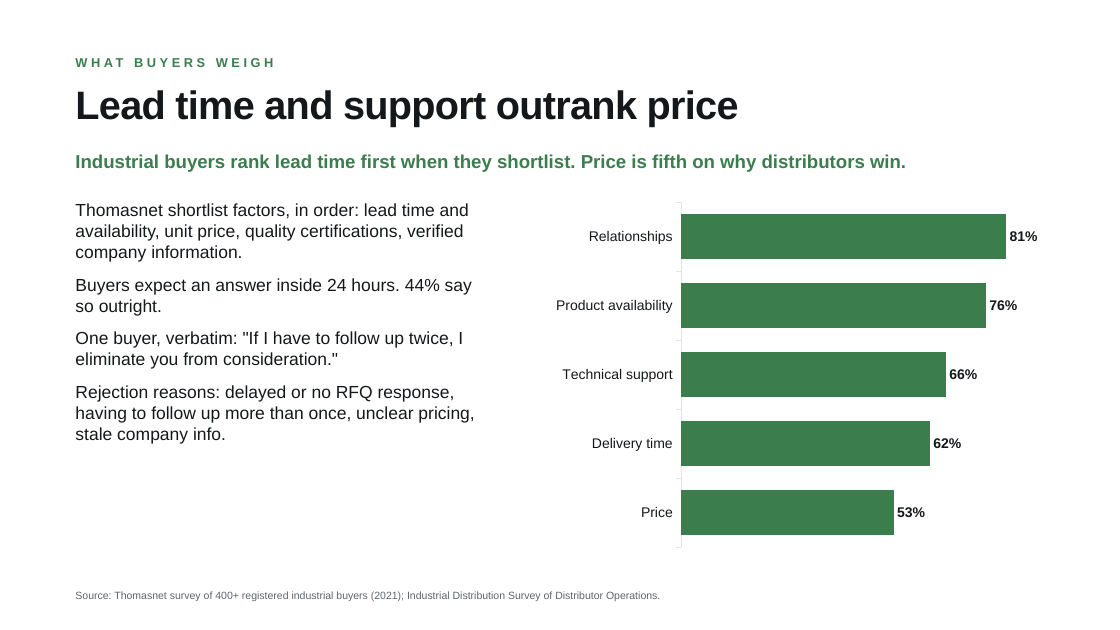
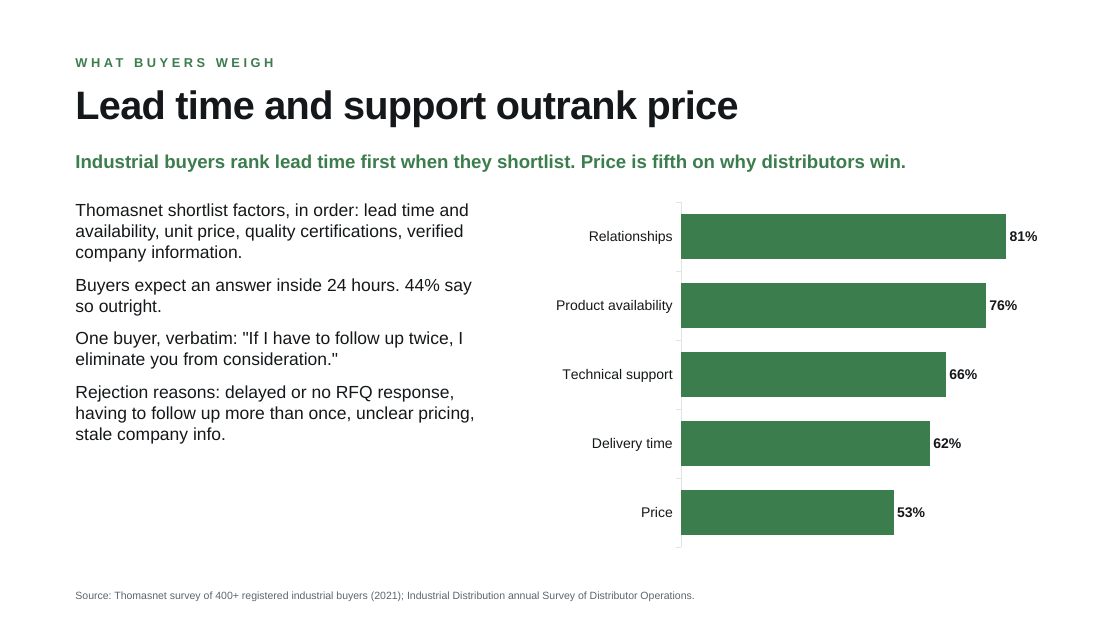
Before and after one commit to guralsnj/git_test, a slide deck: slide 8 of sales-meeting/Speed_and_Service_Win_the_Order.pptx. Drawn at 1120x630 pixels with LibreOffice and Linux fonts; fonts in the diff are those of the drawing; background and template pictures are left out. Boxes give left, top, right and bottom in pixels: in the first picture for what was removed or moved away, otherwise in the second. Text is boxed around its words. In the diff, an @@ line names an element or a change of style, - is before the commit and + after.

```diff
--- a/sales-meeting/Speed_and_Service_Win_the_Order.pptx
+++ b/sales-meeting/Speed_and_Service_Win_the_Order.pptx
@@ text at box(75, 591, 694, 601): text changed @@
-Source: Thomasnet survey of 400+ registered industrial buyers (2021); Industrial Distribution Survey of Distributor Operations.
+Source: Thomasnet survey of 400+ registered industrial buyers (2021); Industrial Distribution annual Survey of Distributor Operations.
```
Also in this commit, not shown: 8 other slides changed, 1 slide added, 6 other files.
